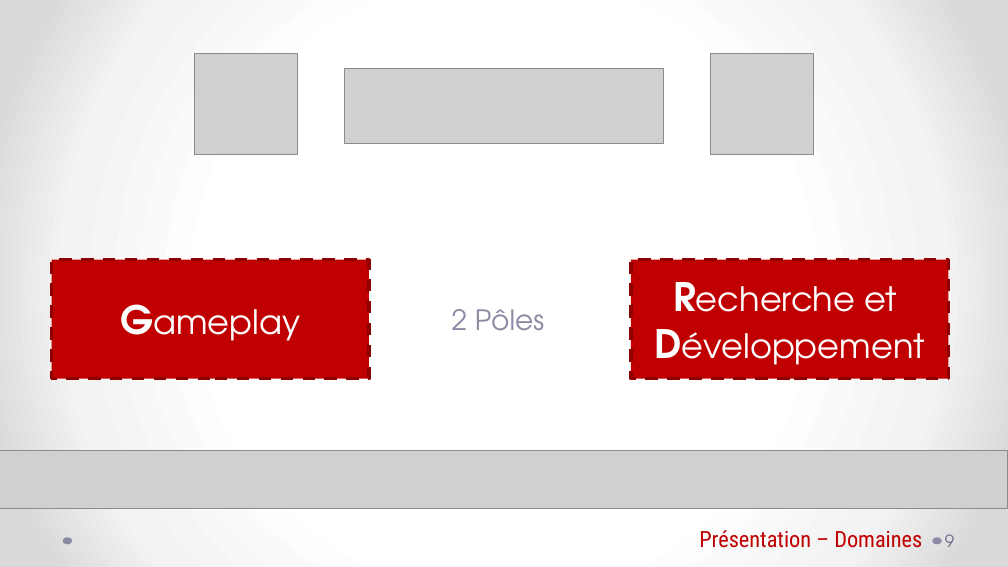
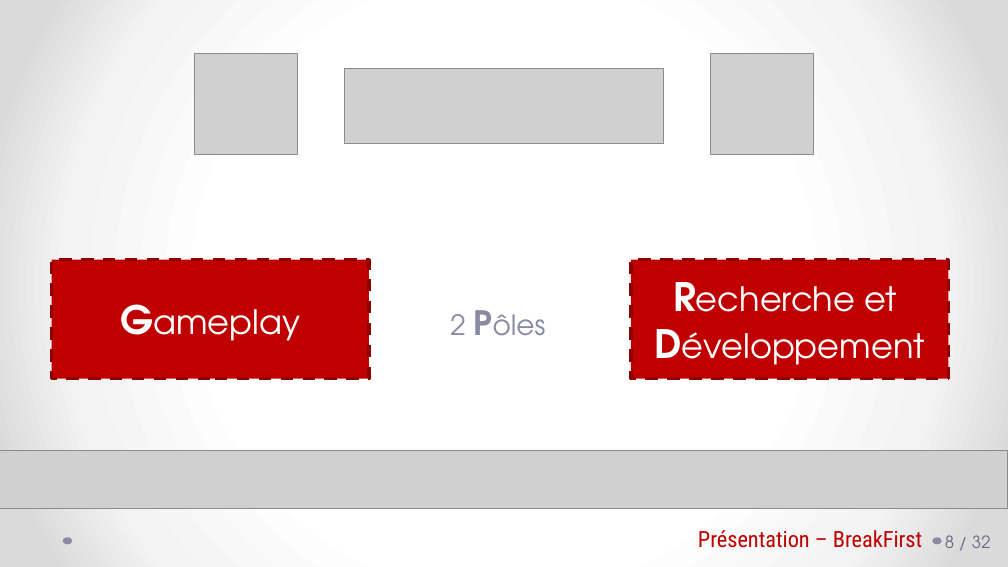
Before and after one commit to Mekiis/LP, a slide deck: slide 9 of BreakFirst - Rapport.pptx. Drawn at 1008x567 pixels with LibreOffice and Linux fonts; fonts in the diff are those of the drawing; grey boxes stand for pictures. Boxes give left, top, right and bottom in pixels: in the first picture for what was removed or moved away, otherwise in the second. Text is boxed around its words. In the diff, an @@ line names an element or a change of style, - is before the commit and + after.

```diff
--- a/BreakFirst - Rapport.pptx
+++ b/BreakFirst - Rapport.pptx
@@ text "2 Pôles" at (450, 314, 466, 335): size 20 to 24 pt, bold on in "Pôles" @@
@@ text at (698, 530, 922, 548): text changed @@
-Présentation – Domaines
+Présentation – BreakFirst
@@ page number removed at (945, 534, 954, 547) @@
-9
@@ page number added at (945, 535, 991, 548), 12 pt, text #696986 @@
+8 / 32
```
Also in this commit, not shown: 20 other slides changed, 13 slides added, 7 slides removed.
